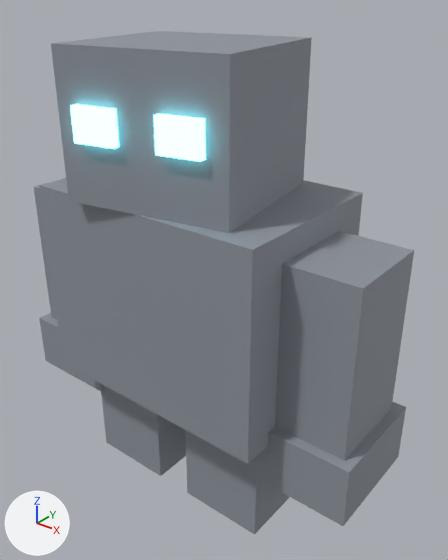
What one commit did to the FBX model forja-rapida/arte/fbx/Mascota_Piedrin.fbx.
Before and after are seen from a camera (50 mm lens) standing at (1.027, -1.177, 1.402) and looking at (0.053, 0.041, 0.648). Arrows for +X, +Y and +Z are at lower left; the lights stay in place. The older version comes first. Where no turn or scale is listed for an object, it has been applied to the vertices.

The older version as bpy lines, for what is in view:
```python
ob_piedrin_brazo1 = bpy.data.objects.new('Piedrin_Brazo1', me_piedrin_brazo1)
ob_piedrin_brazo1.location = (-0.434, 0.0, 0.84)
ob_piedrin_brazo2 = bpy.data.objects.new('Piedrin_Brazo2', me_piedrin_brazo2)
ob_piedrin_brazo2.location = (0.434, 0.0, 0.84)
ob_piedrin_cabeza = bpy.data.objects.new('Piedrin_Cabeza', me_piedrin_cabeza)
ob_piedrin_cabeza.location = (0.0, -0.028, 0.91)
ob_piedrin_pierna1 = bpy.data.objects.new('Piedrin_Pierna1', me_piedrin_pierna1)
ob_piedrin_pierna1.location = (-0.182, 0.0, 0.35)
ob_piedrin_pierna2 = bpy.data.objects.new('Piedrin_Pierna2', me_piedrin_pierna2)
ob_piedrin_pierna2.location = (0.182, 0.0, 0.35)
ob_piedrin_torso = bpy.data.objects.new('Piedrin_Torso', me_piedrin_torso)
ob_piedrin_torso.location = (0.0, 0.0, 0.35)
```
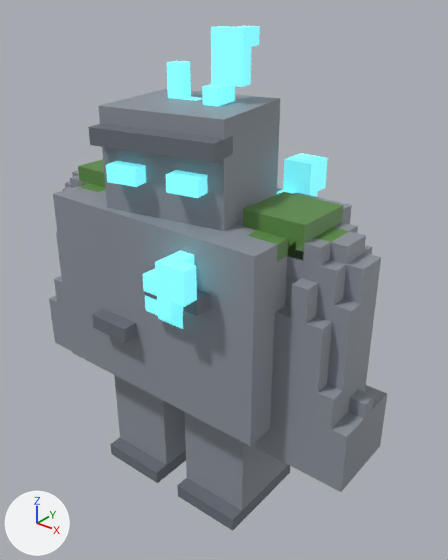
Changed parts and their boxes [x1, y1, x2, y2] in the pictures (448 x 560 px):
'Piedrin_Torso', deleted: before [39, 178, 363, 464]
'Pedrusco_Torso', added: after [53, 153, 352, 446]
'Piedrin_Cabeza', deleted: before [51, 31, 312, 233]
'Piedrin_Brazo2', reshaped, moved (20% narrower, 8% shorter): before [249, 231, 414, 526]; after [256, 222, 387, 492]
'Pedrusco_Cabeza', added: after [88, 26, 280, 231]
'Pedrusco_Pierna1', added: after [177, 412, 290, 531]
'Piedrin_Pierna2', deleted: before [185, 430, 289, 534]
'Pedrusco_Pierna2', added: after [110, 375, 186, 483]
'Piedrin_Pierna1', deleted: before [101, 385, 186, 476]
'Piedrin_Brazo1', reshaped, moved: before [34, 185, 104, 391]; after [49, 171, 87, 351]
part 1 of me_piedrin_brazo2, rebuilt (17% taller): before [275, 231, 414, 461]; after [256, 222, 387, 492]
part 2 of me_piedrin_brazo2, deleted: before [249, 402, 406, 526]
part 3 of me_piedrin_brazo1, rebuilt: before [34, 185, 57, 320]; after [49, 171, 87, 351]
part 4 of me_piedrin_brazo1, deleted: before [39, 313, 104, 391]

What changed in the scene script:
```text
Change mat_m_8d939c:
    mat_m_8d939c.roughness: 0.7 -> 0.55
Change mat_m_7cf5ff_brillo:
    mat_m_7cf5ff_brillo.emission_strength: 3.0 -> 0.6
Change mat_m_7cf5ff_brillo_001:
    mat_m_7cf5ff_brillo_001.emission_strength: 4.0 -> 0.6
Change me_piedrin_brazo2:
    remove me_piedrin_brazo2.from_pydata(...)  # 16 vertices, 12 faces; spans x -0.14..0.14, y -0.154..0.154, z -0.616..0.0
    add me_piedrin_brazo2.from_pydata(...)  # 356 vertices, 354 faces; spans x -0.07..0.182, y -0.126..0.126, z -0.504..0.084
    me_piedrin_brazo2 part 1: the loose piece of 8 vertices spanning x -0.112..0.112, y -0.126..0.126, z -0.504..0.0 is rebuilt with 356 vertices and now spans x -0.07..0.182, y -0.126..0.126, z -0.504..0.084
    me_piedrin_brazo2 part 2: the loose piece of 8 vertices spanning x -0.14..0.14, y -0.154..0.154, z -0.616..-0.448 is deleted
Change me_piedrin_brazo1:
    remove me_piedrin_brazo1.from_pydata(...)  # 16 vertices, 12 faces; spans x -0.14..0.14, y -0.154..0.154, z -0.616..0.0
    add me_piedrin_brazo1.from_pydata(...)  # 356 vertices, 354 faces; spans x -0.182..0.07, y -0.126..0.126, z -0.504..0.084
    me_piedrin_brazo1 part 3: the loose piece of 8 vertices spanning x -0.112..0.112, y -0.126..0.126, z -0.504..0.0 is rebuilt with 356 vertices and now spans x -0.182..0.07, y -0.126..0.126, z -0.504..0.084
    me_piedrin_brazo1 part 4: the loose piece of 8 vertices spanning x -0.14..0.14, y -0.154..0.154, z -0.616..-0.448 is deleted
Remove ob_piedrin_pierna2:
    ob_piedrin_pierna2 = bpy.data.objects.new('Piedrin_Pierna2', me_piedrin_pierna2)
Remove ob_piedrin_torso:
    ob_piedrin_torso = bpy.data.objects.new('Piedrin_Torso', me_piedrin_torso)
Remove ob_piedrin_cabeza:
    ob_piedrin_cabeza = bpy.data.objects.new('Piedrin_Cabeza', me_piedrin_cabeza)
Change ob_piedrin_brazo2:
    ob_piedrin_brazo2.location: (0.434, 0.0, 0.84) -> (0.364, 0.0, 0.798)
Change ob_piedrin_brazo1:
    ob_piedrin_brazo1.location: (-0.434, 0.0, 0.84) -> (-0.364, 0.0, 0.798)
Remove ob_piedrin_pierna1:
    ob_piedrin_pierna1 = bpy.data.objects.new('Piedrin_Pierna1', me_piedrin_pierna1)
Add ob_pedrusco_pierna1:
    ob_pedrusco_pierna1 = bpy.data.objects.new('Pedrusco_Pierna1', me_pedrusco_pierna1)  # 272 vertices, 270 faces; spans x -0.112..0.098, y -0.168..0.126, z -0.392..-0.014; in mat_m_6b717a (grey #6b727b), mat_m_8d939c (grey #8e949d)
    ob_pedrusco_pierna1.location = (0.154, 0.0, 0.392)
Add ob_pedrusco_cabeza:
    ob_pedrusco_cabeza = bpy.data.objects.new('Pedrusco_Cabeza', me_pedrusco_cabeza)  # 392 vertices, 390 faces; spans x -0.187..0.202, y -0.236..0.153, z -0.028..0.434; in mat_m_6b717a (grey #6b727b), mat_m_8d939c (grey #8e949d), mat_m_7cf5ff_brillo_001 (cyan #7df5ff, glowing cyan #7df5ff), mat_m_7cf5ff_brillo (cyan #7df5ff, glowing cyan #7df5ff)
    ob_pedrusco_cabeza.location = (0.0, 0.0, 0.868)
Add ob_pedrusco_pierna2:
    ob_pedrusco_pierna2 = bpy.data.objects.new('Pedrusco_Pierna2', me_pedrusco_pierna2)  # 272 vertices, 270 faces; spans x -0.098..0.112, y -0.168..0.126, z -0.392..-0.014; in mat_m_6b717a (grey #6b727b), mat_m_8d939c (grey #8e949d)
    ob_pedrusco_pierna2.location = (-0.154, 0.0, 0.392)
Add ob_pedrusco_torso:
    ob_pedrusco_torso = bpy.data.objects.new('Pedrusco_Torso', me_pedrusco_torso)  # 1153 vertices, 1152 faces; spans x -0.42..0.42, y -0.294..0.294, z -0.042..0.63; in mat_m_5e8c4a (green #5e8d49), mat_m_8d939c (grey #8e949d), mat_m_6b717a (grey #6b727b), mat_m_7cf5ff_brillo (cyan #7df5ff, glowing cyan #7df5ff)
    ob_pedrusco_torso.location = (0.0, 0.0, 0.42)
```
